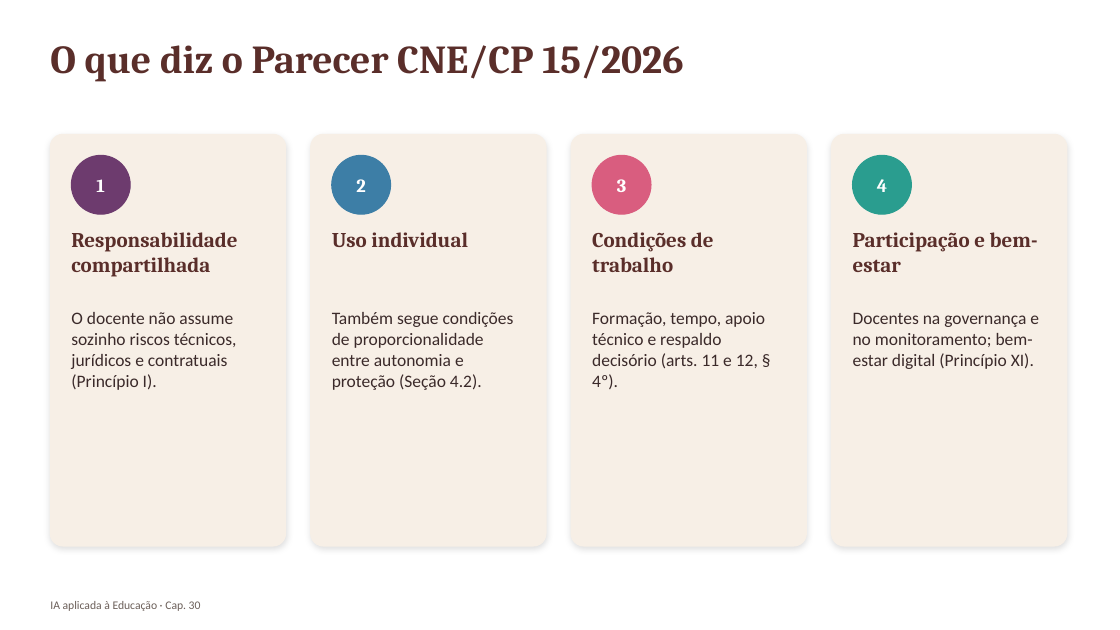
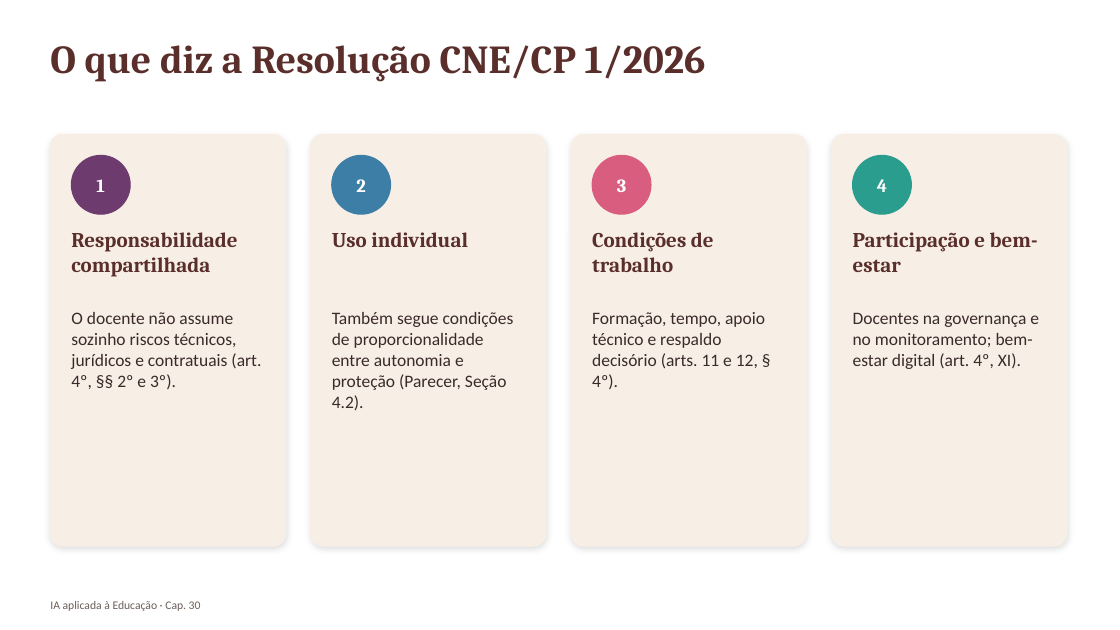
Before and after one commit to arakenmedeiros/claude, a slide deck: slide 17 of livro_ia_educacao/saida/pptx/Cap30_slides.pptx. Drawn at 1120x630 pixels with LibreOffice and Linux fonts; fonts in the diff are those of the drawing. Boxes give left, top, right and bottom in pixels: in the first picture for what was removed or moved away, otherwise in the second. Text is boxed around its words. In the diff, an @@ line names an element or a change of style, - is before the commit and + after.

```diff
--- a/livro_ia_educacao/saida/pptx/Cap30_slides.pptx
+++ b/livro_ia_educacao/saida/pptx/Cap30_slides.pptx
@@ text at (x1=50, y1=45, x2=706, y2=82): text changed @@
-O que diz o Parecer CNE/CP 15/2026
+O que diz a Resolução CNE/CP 1/2026
@@ text at (x1=71, y1=312, x2=261, y2=389): text changed @@
-O docente não assume sozinho riscos técnicos, jurídicos e contratuais (Princípio I).
+O docente não assume sozinho riscos técnicos, jurídicos e contratuais (art. 4º, §§ 2º e 3º).
@@ text at (x1=332, y1=312, x2=514, y2=410): text changed @@
-Também segue condições de proporcionalidade entre autonomia e proteção (Seção 4.2).
+Também segue condições de proporcionalidade entre autonomia e proteção (Parecer, Seção 4.2).
@@ text at (x1=853, y1=312, x2=1039, y2=369): text changed @@
-Docentes na governança e no monitoramento; bem-estar digital (Princípio XI).
+Docentes na governança e no monitoramento; bem-estar digital (art. 4º, XI).
```
Also in this commit, not shown: 9 other files.
